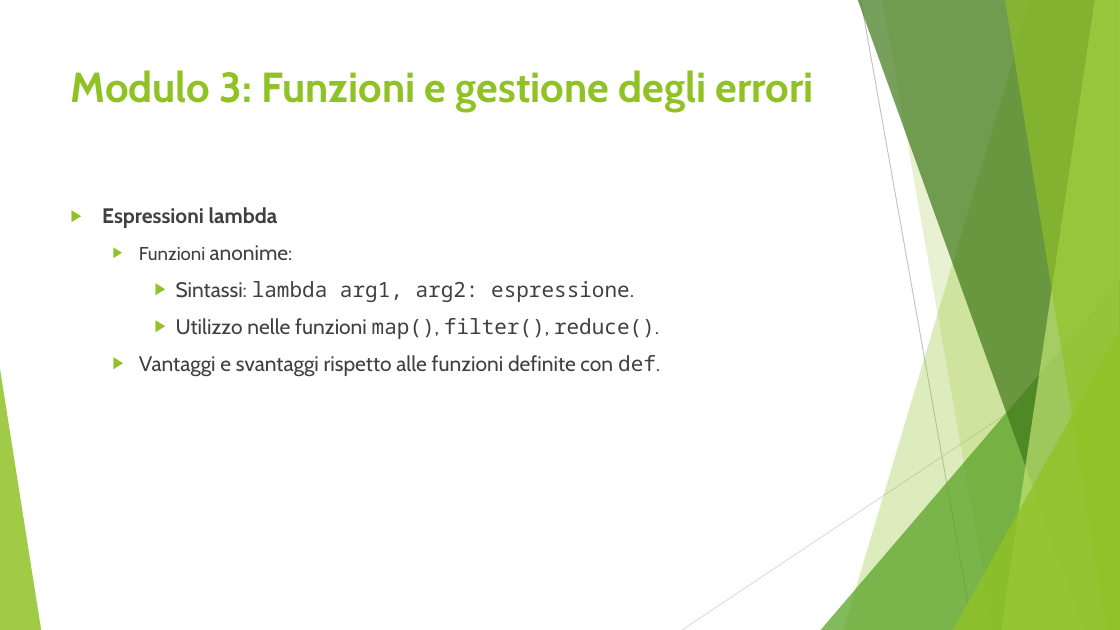
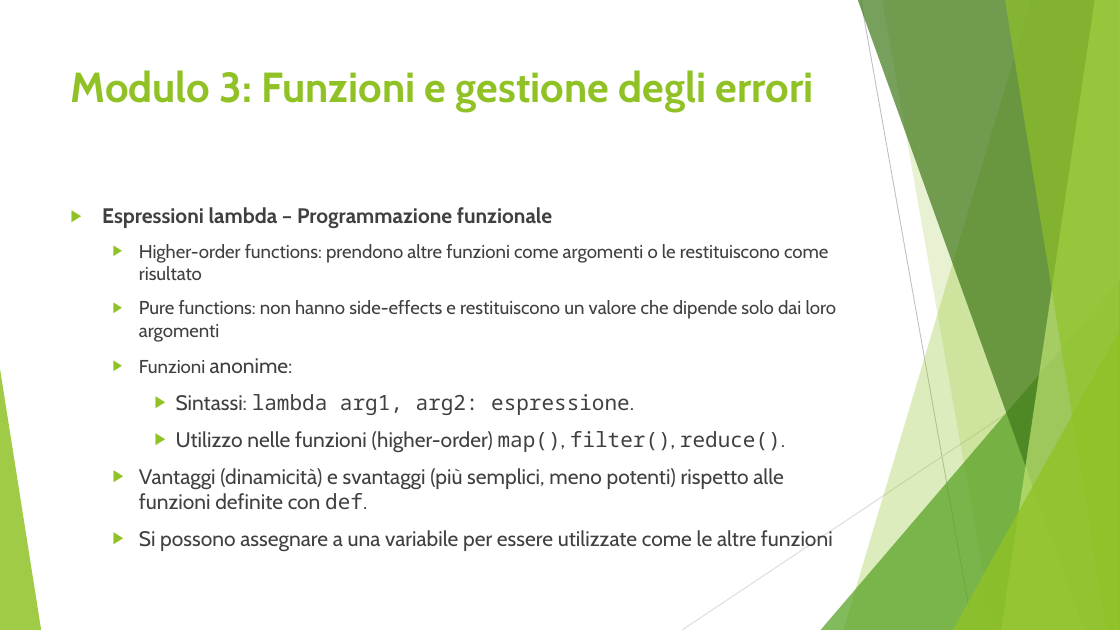
Before and after one commit to giukix/CorsoPython, a slide deck: slide 15 of doc/Corso di Python.pptx (slide 11 before the commit). Drawn at 1120x630 pixels with LibreOffice and Linux fonts; fonts in the diff are those of the drawing. Boxes give left, top, right and bottom in pixels: in the first picture for what was removed or moved away, otherwise in the second. Text is boxed around its words. In the diff, an @@ line names an element or a change of style, - is before the commit and + after.

Commit message:
Modulo 6 e aggiornamento presentazione

```diff
--- a/doc/Corso di Python.pptx
+++ b/doc/Corso di Python.pptx
@@ text at [102, 207, 836, 342]: text changed; size 18 to 16 pt; bold off @@
-▶ Espressioni lambda
+▶ Espressioni lambda – Programmazione funzionale
+  ▶ Higher-order functions: prendono altre funzioni come argomenti o le restituiscono come risultato
+  ▶ Pure functions: non hanno side-effects e restituiscono un valore che dipende solo dai loro argomenti
@@ text at [139, 431, 833, 551]: text changed @@
-    ▶ Utilizzo nelle funzioni map(), filter(), reduce().
-  ▶ Vantaggi e svantaggi rispetto alle funzioni definite con def.
+    ▶ Utilizzo nelle funzioni (higher-order) map(), filter(), reduce().
+  ▶ Vantaggi (dinamicità) e svantaggi (più semplici, meno potenti) rispetto alle funzioni definite con def.
+  ▶ Si possono assegnare a una variabile per essere utilizzate come le altre funzioni
```
Also in this commit, not shown: 10 other slides changed, 14 slides added, 2 slides removed, 3 other files.
